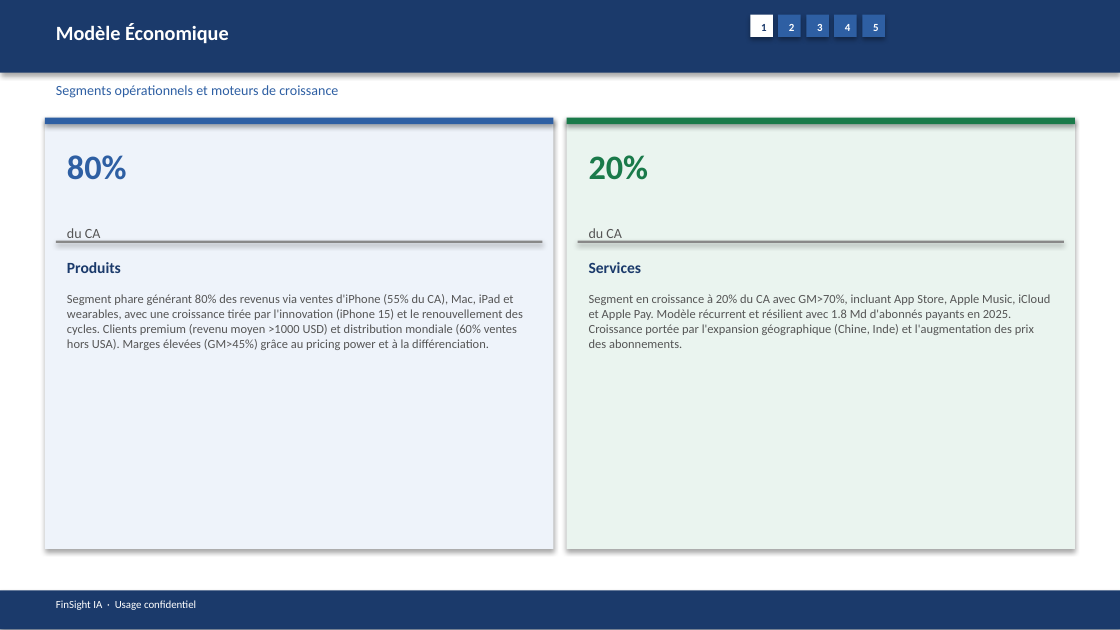
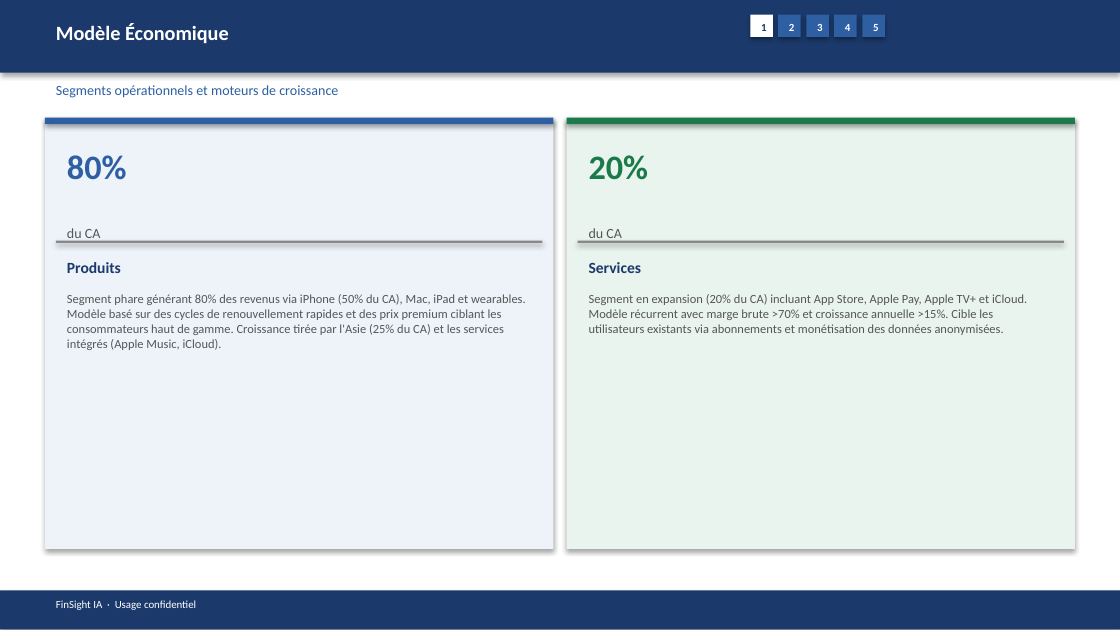
Before and after one commit to baptistejeh07-art/finsight-ia, a slide deck: slide 6 of preview/AAPL/AAPL_pitchbook.pptx. Drawn at 1120x630 pixels with LibreOffice and Linux fonts; fonts in the diff are those of the drawing. Boxes give left, top, right and bottom in pixels: in the first picture for what was removed or moved away, otherwise in the second. Text is boxed around its words. In the diff, an @@ line names an element or a change of style, - is before the commit and + after.

```diff
--- a/preview/AAPL/AAPL_pitchbook.pptx
+++ b/preview/AAPL/AAPL_pitchbook.pptx
@@ text at (x1=67, y1=294, x2=526, y2=350): text changed @@
-Segment phare générant 80% des revenus via ventes d'iPhone (55% du CA), Mac, iPad et wearables, avec une croissance tirée par l'innovation (iPhone 15) et le renouvellement des cycles. Clients premium (revenu moyen >1000 USD) et distribution mondiale (60% ventes hors USA). Marges élevées (GM>45%) grâce au pricing power et à la différenciation.
+Segment phare générant 80% des revenus via iPhone (50% du CA), Mac, iPad et wearables. Modèle basé sur des cycles de renouvellement rapides et des prix premium ciblant les consommateurs haut de gamme. Croissance tirée par l'Asie (25% du CA) et les services intégrés (Apple Music, iCloud).
@@ text at (x1=589, y1=294, x2=1027, y2=335): text changed @@
-Segment en croissance à 20% du CA avec GM>70%, incluant App Store, Apple Music, iCloud et Apple Pay. Modèle récurrent et résilient avec 1.8 Md d'abonnés payants en 2025. Croissance portée par l'expansion géographique (Chine, Inde) et l'augmentation des prix des abonnements.
+Segment en expansion (20% du CA) incluant App Store, Apple Pay, Apple TV+ et iCloud. Modèle récurrent avec marge brute >70% et croissance annuelle >15%. Cible les utilisateurs existants via abonnements et monétisation des données anonymisées.
```
Also in this commit, not shown: 14 other slides changed, 4 other files.
